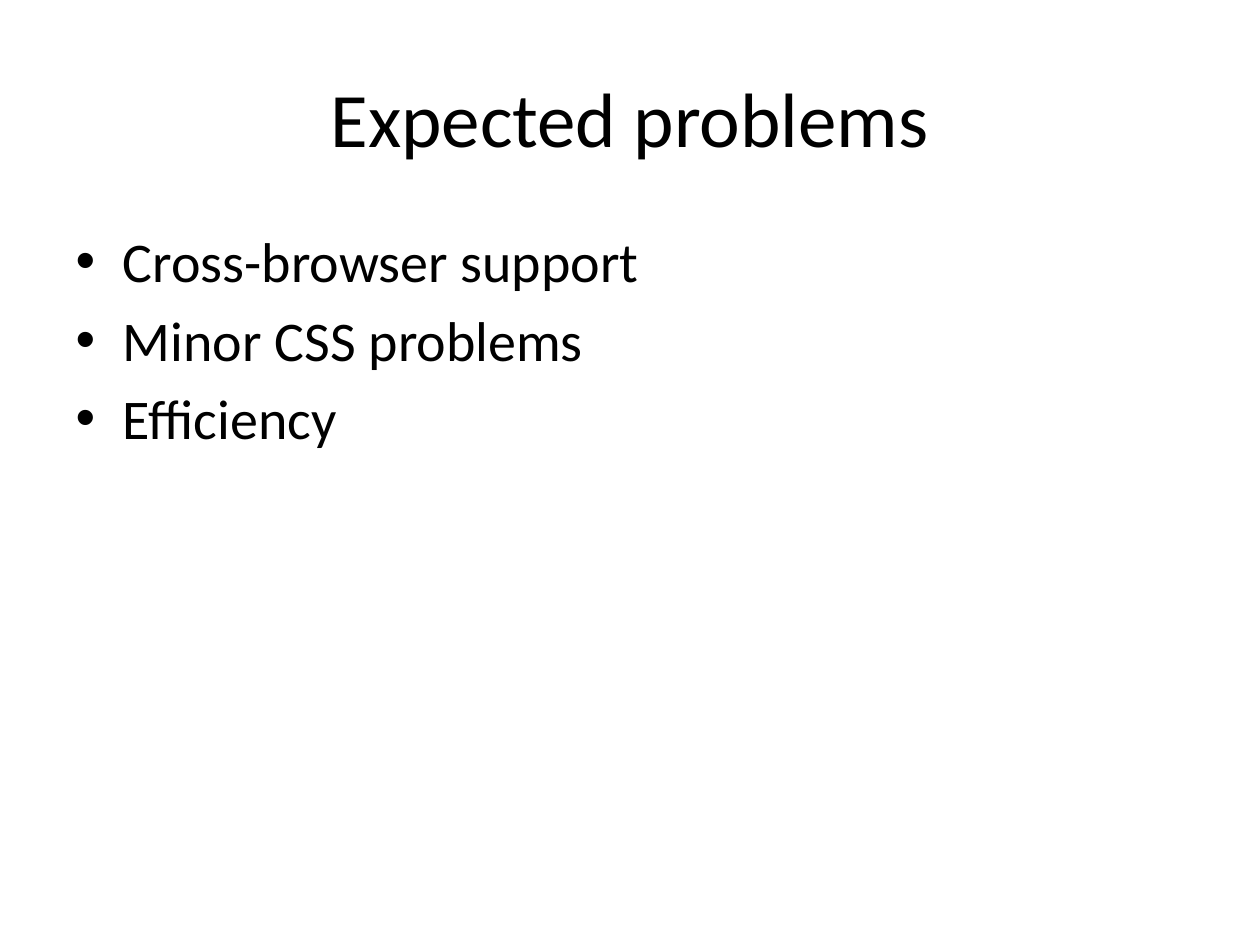
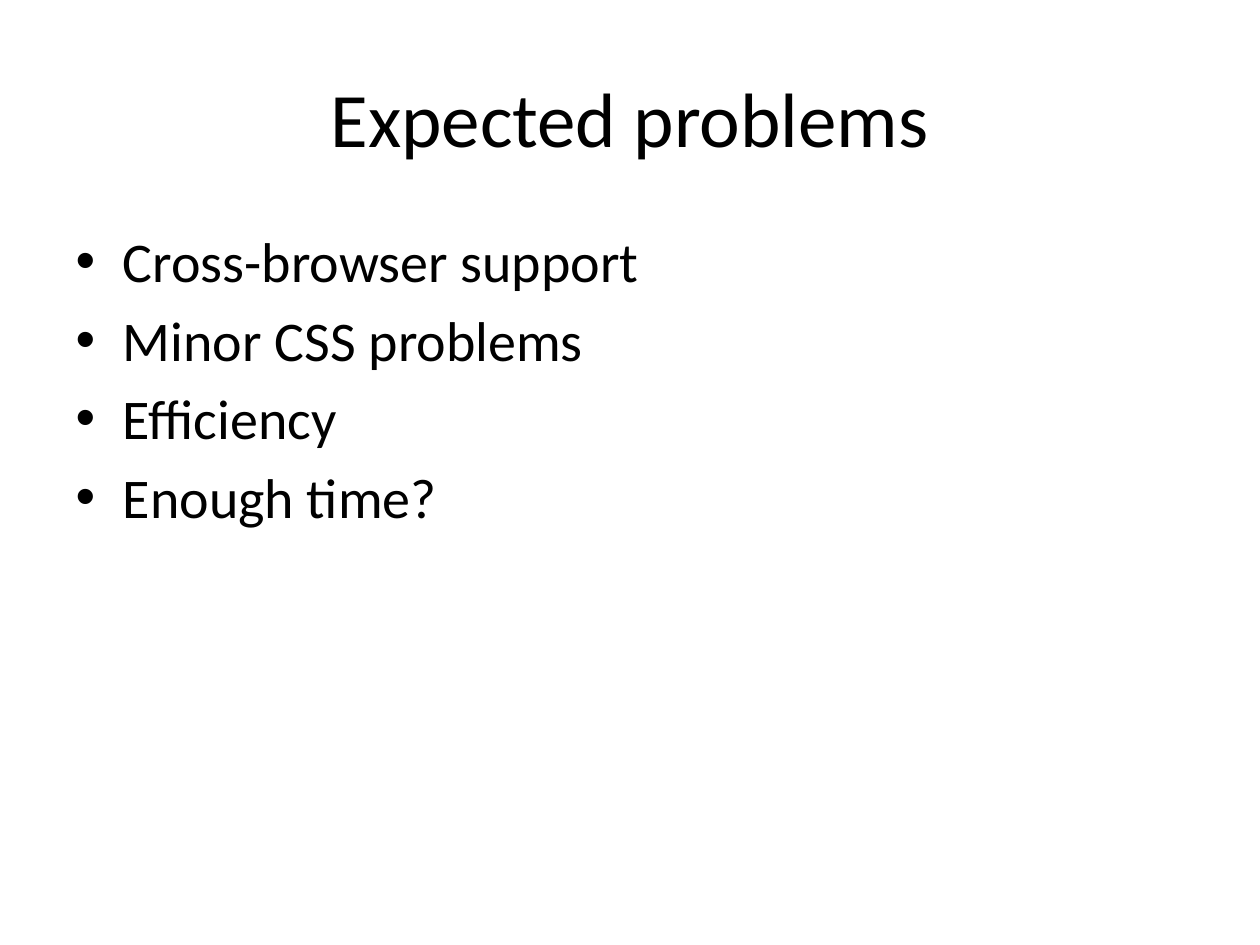
Before and after one commit to po3-cwa3/po3-progress-report, a slide deck: slide 8 of Intermediate demo/Demo.pptx (slide 9 before the commit). Drawn at 1260x945 pixels with LibreOffice and Linux fonts; fonts in the diff are those of the drawing. Boxes give left, top, right and bottom in pixels: in the first picture for what was removed or moved away, otherwise in the second. Text is boxed around its words. In the diff, an @@ line names an element or a change of style, - is before the commit and + after.

```diff
--- a/Intermediate demo/Demo.pptx
+++ b/Intermediate demo/Demo.pptx
@@ text at <box>123,479,437,528</box>: paragraph added @@
+• Enough time?
```
Also in this commit, not shown: 2 other slides changed, 1 slide removed.
